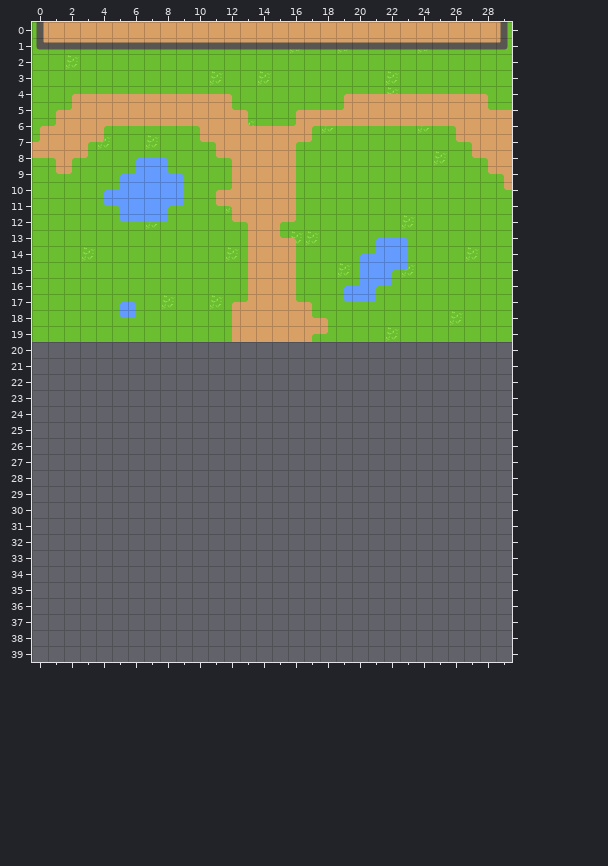
Level history. Tiled map: data/spritesheets/Outside.tmx. The picture above is the old version.
Cells are 32x32 px. Shown: x 0..29, y 0..39. The old version is drawn lined up with the new one.
After:
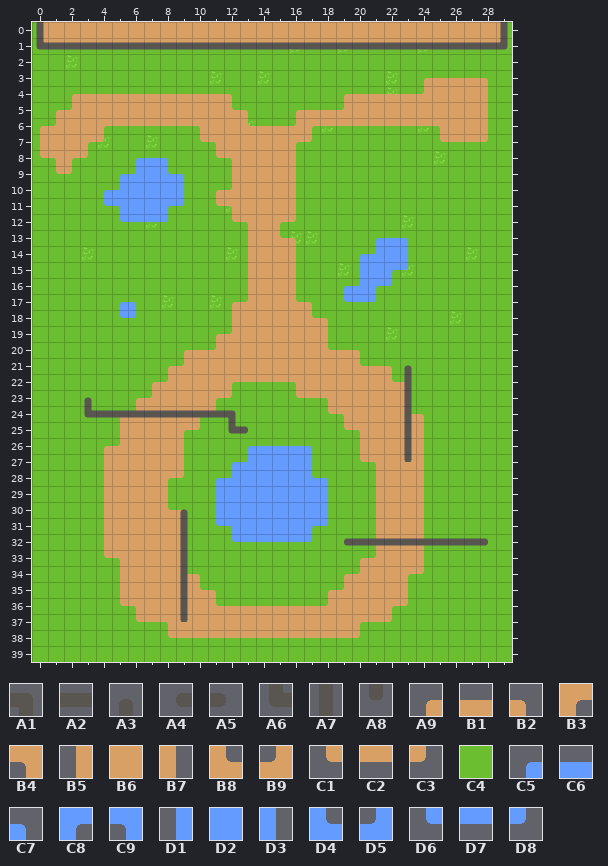
Key: from "walls3-export": A1 2 "collider", A2 3 "collider", A3 4 "collider", A4 14 "collider", A5 16 "collider", A6 22 "collider", A7 25 "collider", A8 26 "collider", A9 39, B1 40, B2 41, B3 42, B4 43, B5 50, B6 51, B7 52, B8 53, B9 54, C1 61, C2 62, C3 63, C4 84, C5 105, C6 106, C7 107, C8 108, C9 109, D1 116, D2 117, D3 118, D4 119, D5 120, D6 127, D7 128, D8 129.
__ is an empty cell.
Tiles replaced or removed in this view: B1, B2, B3, B4, B5, B6, B8, B9, C1, C2, C3.
Changes in this commit:
Changed rows in their new state; .. is an unchanged cell.
map size 30x20 -> 30x40 cells
Layer "Grass":
first column x 0:
20 C4 C4 C4 C4 C4 C4 C4 C4 C4 C4 C4 C4 .. .. .. .. .. .. C4 C4 C4 C4 C4 C4 C4 C4 C4 C4 C4 C4
21 C4 C4 C4 C4 C4 C4 C4 C4 C4 C4 .. .. .. .. .. .. .. .. .. .. C4 C4 C4 C4 C4 C4 C4 C4 C4 C4
22 C4 C4 C4 C4 C4 C4 C4 C4 C4 .. .. .. C4 C4 C4 C4 C4 .. .. .. .. .. C4 C4 C4 C4 C4 C4 C4 C4
23 C4 C4 C4 C4 C4 C4 C4 C4 .. .. .. C4 C4 C4 C4 C4 C4 C4 C4 .. .. .. .. C4 C4 C4 C4 C4 C4 C4
24 C4 C4 C4 C4 C4 C4 C4 .. .. .. C4 C4 C4 C4 C4 C4 C4 C4 C4 C4 .. .. .. C4 C4 C4 C4 C4 C4 C4
25 C4 C4 C4 C4 C4 C4 .. .. .. C4 C4 C4 C4 C4 C4 C4 C4 C4 C4 C4 C4 .. .. .. C4 C4 C4 C4 C4 C4
26 C4 C4 C4 C4 C4 C4 .. .. .. C4 C4 C4 C4 C4 C4 C4 C4 C4 C4 C4 C4 .. .. .. C4 C4 C4 C4 C4 C4
27 C4 C4 C4 C4 C4 .. .. .. .. C4 C4 C4 C4 C4 .. .. .. C4 C4 C4 C4 C4 .. .. C4 C4 C4 C4 C4 C4
28 C4 C4 C4 C4 C4 .. .. .. C4 C4 C4 C4 C4 .. .. .. .. C4 C4 C4 C4 C4 .. .. C4 C4 C4 C4 C4 C4
29 C4 C4 C4 C4 C4 .. .. .. C4 C4 C4 C4 .. .. .. .. .. .. C4 C4 C4 C4 .. .. C4 C4 C4 C4 C4 C4
30 C4 C4 C4 C4 C4 .. .. .. C4 C4 C4 C4 .. .. .. .. .. .. C4 C4 C4 C4 .. .. C4 C4 C4 C4 C4 C4
31 C4 C4 C4 C4 C4 .. .. .. .. C4 C4 C4 C4 .. .. .. .. C4 C4 C4 C4 C4 .. .. C4 C4 C4 C4 C4 C4
32 C4 C4 C4 C4 C4 .. .. .. .. C4 C4 C4 C4 C4 C4 C4 C4 C4 C4 C4 C4 C4 .. .. C4 C4 C4 C4 C4 C4
33 C4 C4 C4 C4 C4 C4 .. .. .. C4 C4 C4 C4 C4 C4 C4 C4 C4 C4 C4 C4 C4 .. .. C4 C4 C4 C4 C4 C4
34 C4 C4 C4 C4 C4 C4 .. .. .. C4 C4 C4 C4 C4 C4 C4 C4 C4 C4 C4 C4 .. .. C4 C4 C4 C4 C4 C4 C4
35 C4 C4 C4 C4 C4 C4 .. .. .. .. C4 C4 C4 C4 C4 C4 C4 C4 C4 C4 .. .. .. C4 C4 C4 C4 C4 C4 C4
36 C4 C4 C4 C4 C4 C4 C4 .. .. .. .. C4 C4 C4 C4 C4 C4 C4 C4 .. .. .. C4 C4 C4 C4 C4 C4 C4 C4
37 C4 C4 C4 C4 C4 C4 C4 C4 C4 .. .. .. .. .. .. .. .. .. .. .. C4 C4 C4 C4 C4 C4 C4 C4 C4 C4
38 C4 C4 C4 C4 C4 C4 C4 C4 C4 C4 C4 C4 C4 C4 C4 C4 C4 C4 C4 C4 C4 C4 C4 C4 C4 C4 C4 C4 C4 C4
39 C4 C4 C4 C4 C4 C4 C4 C4 C4 C4 C4 C4 C4 C4 C4 C4 C4 C4 C4 C4 C4 C4 C4 C4 C4 C4 C4 C4 C4 C4
Layer "Path":
first column x 0:
 3 .. .. .. .. .. .. .. .. .. .. .. .. .. .. .. .. .. .. .. .. .. .. .. .. A9 B1 B1 B1 B2 ..
 4 .. .. .. .. .. .. .. .. .. .. .. .. .. .. .. .. .. .. .. .. .. .. .. .. B9 B6 B6 B6 B7 ..
 5 .. .. .. .. .. .. .. .. .. .. .. .. .. .. .. .. .. .. .. .. .. .. .. .. .. .. .. .. B7 __
 6 .. .. .. .. .. .. .. .. .. .. .. .. .. .. .. .. .. .. .. .. .. .. .. .. .. B4 B6 .. B7 __
 7 B5 .. .. .. .. .. .. .. .. .. .. .. .. .. .. .. .. .. .. .. .. .. .. .. .. C1 C2 C2 C3 __
 8 C1 .. .. .. .. .. .. .. .. .. .. .. .. .. .. .. .. .. .. .. .. .. .. .. .. .. .. __ __ __
 9 .. .. .. .. .. .. .. .. .. .. .. .. .. .. .. .. .. .. .. .. .. .. .. .. .. .. .. .. __ __
10 .. .. .. .. .. .. .. .. .. .. .. .. .. .. .. .. .. .. .. .. .. .. .. .. .. .. .. .. .. __
first column x 4:
19 .. .. .. .. .. .. .. A9 B9 .. .. .. .. B6 B7 .. .. .. .. .. ..
20 .. .. .. .. .. A9 B1 B9 B6 B6 B6 B6 B6 B6 B8 B1 B2 .. .. .. ..
21 .. .. .. .. A9 B9 B6 B6 B6 B6 B6 B6 B6 B6 B6 B6 B8 B1 B2 .. ..
22 .. .. .. A9 B9 B6 B6 B6 B3 C2 C2 C2 B4 B6 B6 B6 B6 B6 B8 B2 ..
23 .. .. A9 B9 B6 B6 B6 B3 C3 .. .. .. C1 C2 B4 B6 B6 B6 B6 B7 ..
24 .. A9 B9 B6 B6 B6 B3 C3 .. .. .. .. .. .. C1 B4 B6 B6 B6 B8 B2
25 .. B5 B6 B6 B6 B3 C3 .. .. .. .. .. .. .. .. C1 B4 B6 B6 B6 B7
26 A9 B9 B6 B6 B6 B7 .. .. .. .. .. .. .. .. .. .. B5 B6 B6 B6 B7
27 B5 B6 B6 B6 B6 B7 .. .. .. .. .. .. .. .. .. .. C1 B4 B6 B6 B7
28 B5 B6 B6 B6 B3 C3 .. .. .. .. .. .. .. .. .. .. .. B5 B6 B6 B7
29 B5 B6 B6 B6 B7 .. .. .. .. .. .. .. .. .. .. .. .. B5 B6 B6 B7
30 B5 B6 B6 B6 B8 B2 .. .. .. .. .. .. .. .. .. .. .. B5 B6 B6 B7
31 B5 B6 B6 B6 B6 B7 .. .. .. .. .. .. .. .. .. .. .. B5 B6 B6 B7
32 B5 B6 B6 B6 B6 B7 .. .. .. .. .. .. .. .. .. .. .. B5 B6 B6 B7
33 C1 B4 B6 B6 B6 B7 .. .. .. .. .. .. .. .. .. .. A9 B9 B6 B6 B7
34 .. B5 B6 B6 B6 B8 B2 .. .. .. .. .. .. .. .. A9 B9 B6 B6 B3 C3
35 .. B5 B6 B6 B6 B6 B8 B2 .. .. .. .. .. .. A9 B9 B6 B6 B6 B7 ..
36 .. C1 B4 B6 B6 B6 B6 B8 B1 B1 B1 B1 B1 B1 B9 B6 B6 B6 B3 C3 ..
37 .. .. C1 C2 B4 B6 B6 B6 B6 B6 B6 B6 B6 B6 B6 B6 B3 C2 C3 .. ..
38 .. .. .. .. C1 C2 C2 C2 C2 C2 C2 C2 C2 C2 C2 C2 C3 .. .. .. ..
Layer "Water":
first column x 11:
26 .. .. C5 C6 C6 C6 C7 ..
27 .. C5 D5 D2 D2 D2 D3 ..
28 C5 D5 D2 D2 D2 D2 D4 C7
29 D1 D2 D2 D2 D2 D2 D2 D3
30 D1 D2 D2 D2 D2 D2 D2 D3
31 D6 C9 D2 D2 D2 D2 C8 D8
32 .. D6 D7 D7 D7 D7 D8 ..
Layer "Collider":
first column x 3:
21 .. .. .. .. .. .. .. .. .. .. .. .. .. .. .. .. .. .. .. .. A3 .. .. .. .. ..
22 .. .. .. .. .. .. .. .. .. .. .. .. .. .. .. .. .. .. .. .. A7 .. .. .. .. ..
23 A3 .. .. .. .. .. .. .. .. .. .. .. .. .. .. .. .. .. .. .. A7 .. .. .. .. ..
24 A6 A2 A2 A2 A2 A2 A2 A2 A2 A1 .. .. .. .. .. .. .. .. .. .. A7 .. .. .. .. ..
25 .. .. .. .. .. .. .. .. .. A6 A5 .. .. .. .. .. .. .. .. .. A7 .. .. .. .. ..
26 .. .. .. .. .. .. .. .. .. .. .. .. .. .. .. .. .. .. .. .. A7 .. .. .. .. ..
27 .. .. .. .. .. .. .. .. .. .. .. .. .. .. .. .. .. .. .. .. A8 .. .. .. .. ..
30 .. .. .. .. .. .. A3 .. .. .. .. .. .. .. .. .. .. .. .. .. .. .. .. .. .. ..
31 .. .. .. .. .. .. A7 .. .. .. .. .. .. .. .. .. .. .. .. .. .. .. .. .. .. ..
32 .. .. .. .. .. .. A7 .. .. .. .. .. .. .. .. .. A4 A2 A2 A2 A2 A2 A2 A2 A2 A5
33 .. .. .. .. .. .. A7 .. .. .. .. .. .. .. .. .. .. .. .. .. .. .. .. .. .. ..
34 .. .. .. .. .. .. A7 .. .. .. .. .. .. .. .. .. .. .. .. .. .. .. .. .. .. ..
35 .. .. .. .. .. .. A7 .. .. .. .. .. .. .. .. .. .. .. .. .. .. .. .. .. .. ..
36 .. .. .. .. .. .. A7 .. .. .. .. .. .. .. .. .. .. .. .. .. .. .. .. .. .. ..
37 .. .. .. .. .. .. A8 .. .. .. .. .. .. .. .. .. .. .. .. .. .. .. .. .. .. ..
Pixel boxes of the changes (left, top, right, bottom) in both pictures:
changed: (422, 78, 512, 190)
changed: (32, 140, 42, 158)
changed: (32, 332, 512, 662)
